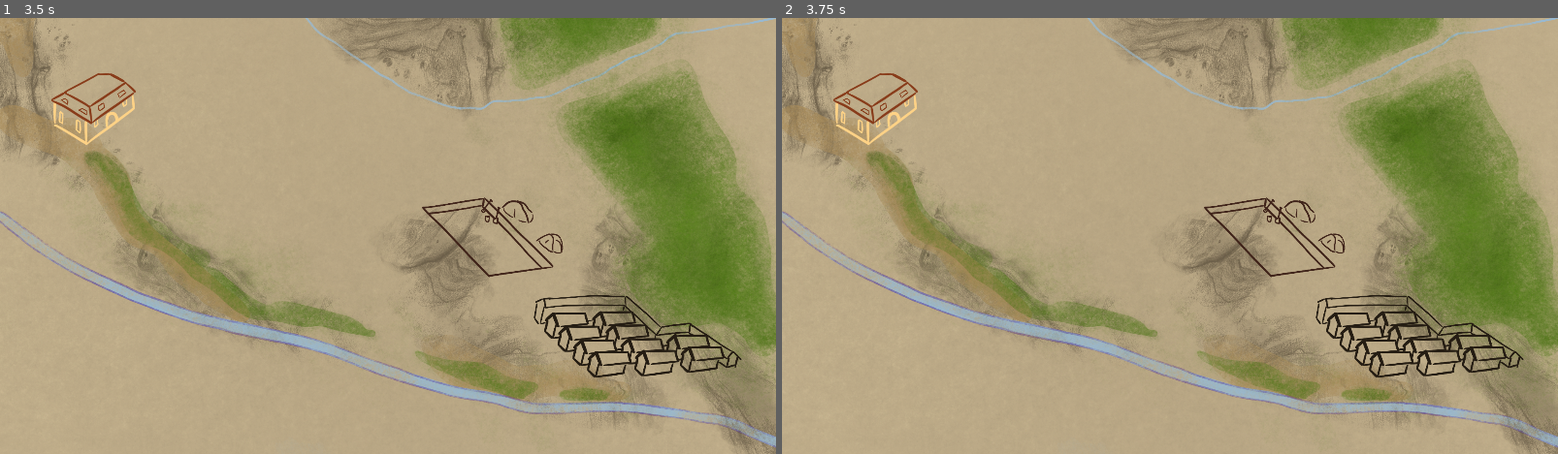
Above: before the commit, frames 1-2 (left to right).
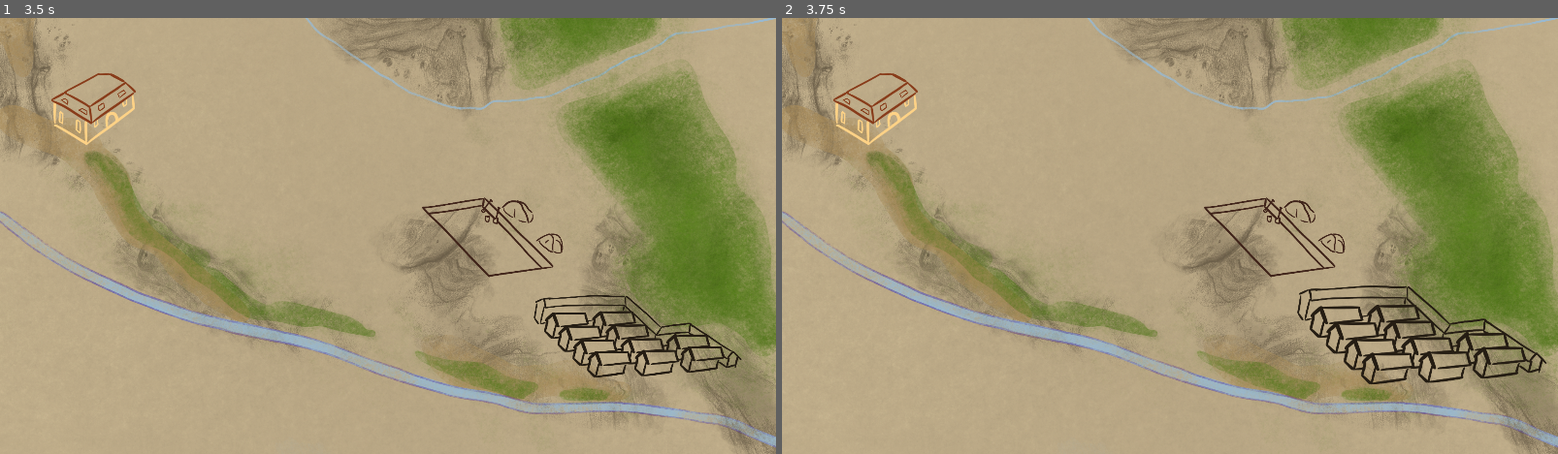
Above: after the commit, the same moments.

Repository: ImpeccableN/archeogame
Game: Godot game, scene res://Level1/FirstLevel_Map.tscn
The game is run twice, just before and just after one commit, with the same random seed, the same clock (stepped at 60 frames per second) and the same inputs. The project has no main scene, so this scene is started directly.
Inputs (mouse positions are in pixels of both pictures, inside the frame that each line leads up to):
- Up to frame 1 (3.5 s): tap Enter at 0.5, 2 s; move the mouse to (558, 214) at 0.52 s; hold D (move_right) 0.53-1.28 s; tap Space (set_marker) at 0.6, 1.25, 1.35, 2.1, 2.75, 2.85 s; click (558, 214) at 0.67 s; move the mouse to (232, 257) at 1.27 s; hold S (move_down) 1.28-2.03 s; click (232, 257) at 1.42 s; move the mouse to (465, 140) at 2.02 s; hold D (move_right) 2.03-2.78 s; click (465, 140) at 2.17 s; move the mouse to (349, 323) at 2.77 s; hold W (move_up) from 2.78 s (still down); click (349, 323) at 2.92 s
- Up to frame 2 (3.75 s): tap Enter at 3.5 s; move the mouse to (1402, 301) at 3.52 s; release W (move_up) at 3.53 s; hold A (move_left) from 3.53 s (still down); tap Space (set_marker) at 3.6 s; click (1402, 301) at 3.67 s

Frame 1 is identical in both runs. In frame 2, 2.2% of the frame differs, in the area x 66-99%, y 61-84%.

Commit message:
FirstLevel_Map: images of kelten- and freilichtmuseum grow, when hovering over them

Diff:
--- a/HeuneburgGame/Level1/FirstLevel_Map.gd
+++ b/HeuneburgGame/Level1/FirstLevel_Map.gd
@@ -1,6 +1,8 @@
 extends Node2D
 
 onready var grabungsstaette_image = get_node("Grabungsstaette_Overlay")
+onready var freilichtmuseum_image = get_node("Freilichtmuseum_Overlay")
+onready var keltenmuseum_image = get_node("Keltenmuseum_Overlay")
 export var grow_speed = 0
 
 func _on_Button_button_up():
@@ -11,6 +13,21 @@
 	grabungsstaette_image.rect_scale = Vector2(1.2, 1.2)
 
 
-
 func _on_Button_Grabungsstaette_mouse_exited():
 	grabungsstaette_image.rect_scale = Vector2(1.0, 1.0)
+
+
+func _on_Button_Freilichtmuseum_mouse_entered():
+	freilichtmuseum_image.rect_scale = Vector2(1.2, 1.2)
+
+
+func _on_Button_Freilichtmuseum_mouse_exited():
+	freilichtmuseum_image.rect_scale = Vector2(1.0, 1.0)
+
+
+func _on_Button_Keltenmuseum_mouse_entered():
+	keltenmuseum_image.rect_scale = Vector2(1.2, 1.2)
+
+
+func _on_Button_Keltenmuseum_mouse_exited():
+	keltenmuseum_image.rect_scale = Vector2(1.0, 1.0)
--- a/HeuneburgGame/Level1/FirstLevel_Map.tscn
+++ b/HeuneburgGame/Level1/FirstLevel_Map.tscn
@@ -23,6 +23,16 @@
 position = Vector2( 1221, 554 )
 polygon = PoolVector2Array( -178, -86, -23, -112, 15, -99, 70, -110, 194, 13, 150, 60, -12, 88 )
 
+[node name="Button_Freilichtmuseum" type="Area2D" parent="FirstLevel_Image"]
+
+[node name="CollisionPolygon2D" type="CollisionPolygon2D" parent="FirstLevel_Image/Button_Freilichtmuseum"]
+polygon = PoolVector2Array( 1324, 692, 1550, 685, 1634, 760, 1707, 749, 1844, 840, 1836, 869, 1470, 901, 1313, 742 )
+
+[node name="Button_Keltenmuseum" type="Area2D" parent="FirstLevel_Image"]
+
+[node name="CollisionPolygon2D" type="CollisionPolygon2D" parent="FirstLevel_Image/Button_Keltenmuseum"]
+polygon = PoolVector2Array( 120, 199, 241, 129, 276, 131, 337, 170, 341, 227, 219, 320, 129, 274 )
+
 [node name="Grabungsstaette_Overlay" type="TextureRect" parent="."]
 margin_right = 1920.0
 margin_bottom = 1080.0
@@ -31,17 +41,23 @@
 texture = ExtResource( 4 )
 
 [node name="Freilichtmuseum_Overlay" type="TextureRect" parent="."]
-margin_right = 40.0
-margin_bottom = 40.0
+margin_right = 1920.0
+margin_bottom = 1080.0
+rect_pivot_offset = Vector2( 1550, 805 )
 mouse_filter = 2
 texture = ExtResource( 5 )
 
 [node name="Keltenmuseum_Overlay" type="TextureRect" parent="."]
-margin_right = 40.0
-margin_bottom = 40.0
+margin_right = 1920.0
+margin_bottom = 1080.0
+rect_pivot_offset = Vector2( 237, 211 )
 mouse_filter = 2
 texture = ExtResource( 6 )
 
 [connection signal="input_event" from="FirstLevel_Image/Button_Grabungsstaette" to="FirstLevel_Image/Button_Grabungsstaette" method="_on_Button_Grabungsstaette_input_event"]
 [connection signal="mouse_entered" from="FirstLevel_Image/Button_Grabungsstaette" to="." method="_on_Button_Grabungsstaette_mouse_entered"]
 [connection signal="mouse_exited" from="FirstLevel_Image/Button_Grabungsstaette" to="." method="_on_Button_Grabungsstaette_mouse_exited"]
+[connection signal="mouse_entered" from="FirstLevel_Image/Button_Freilichtmuseum" to="." method="_on_Button_Freilichtmuseum_mouse_entered"]
+[connection signal="mouse_exited" from="FirstLevel_Image/Button_Freilichtmuseum" to="." method="_on_Button_Freilichtmuseum_mouse_exited"]
+[connection signal="mouse_entered" from="FirstLevel_Image/Button_Keltenmuseum" to="." method="_on_Button_Keltenmuseum_mouse_entered"]
+[connection signal="mouse_exited" from="FirstLevel_Image/Button_Keltenmuseum" to="." method="_on_Button_Keltenmuseum_mouse_exited"]
